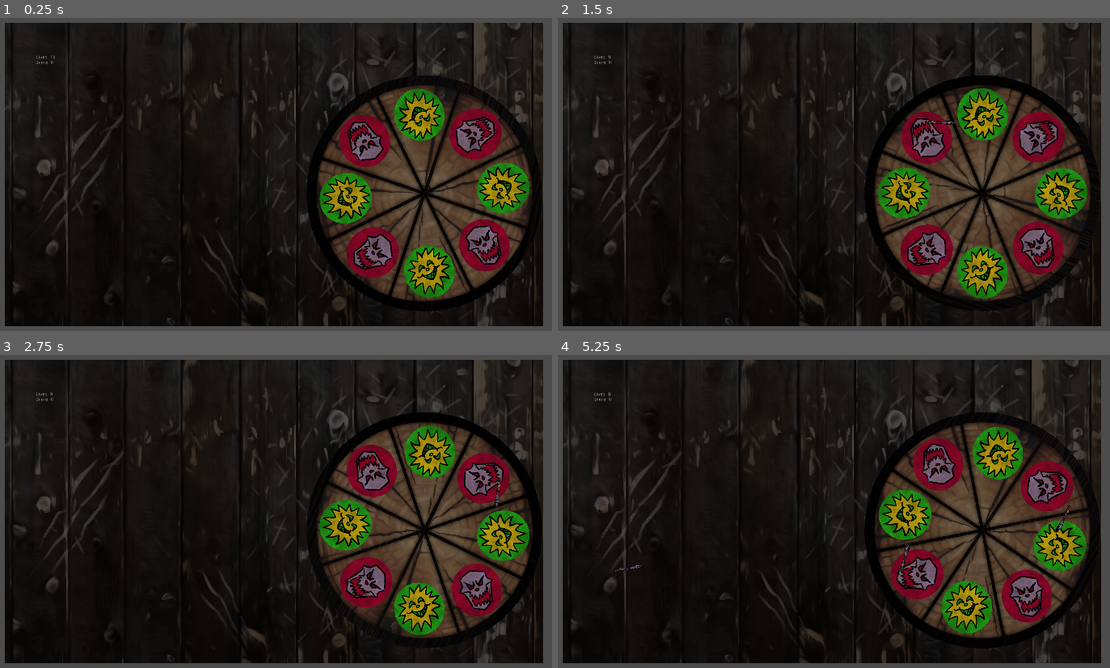
Above: before the commit, frames 1-4 (two rows, left to right).
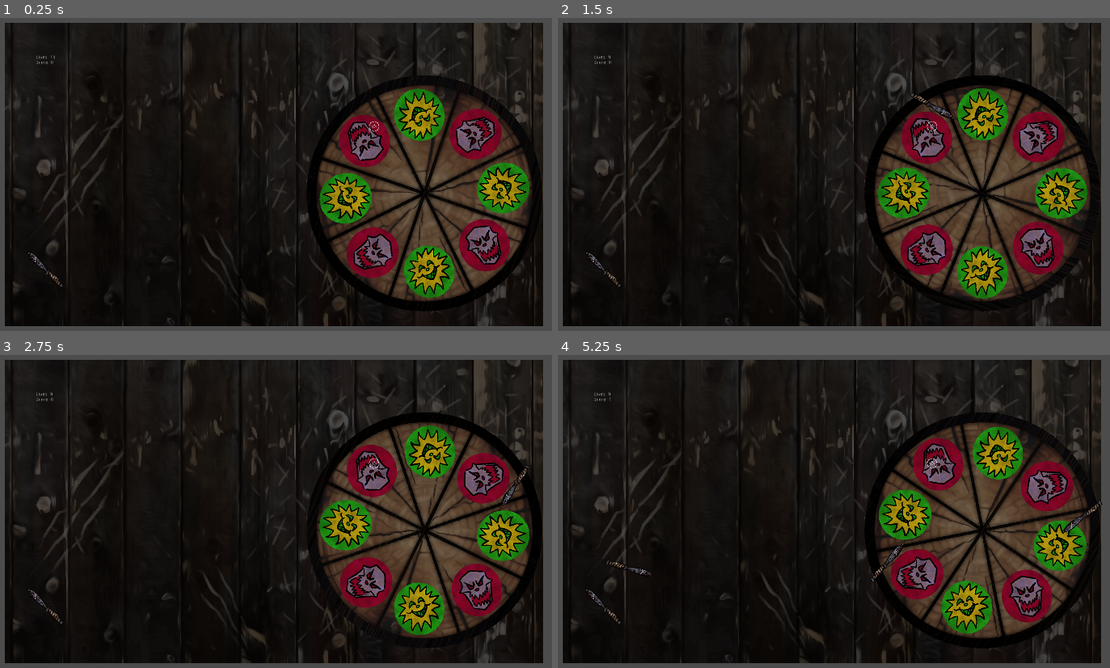
Above: after the commit, the same moments.

Repository: yimmit303/Creepy_Clown_Carnival
Game: Godot game, scene res://Minigames/Knife Game/Knife_Game.tscn
The game is run twice, just before and just after one commit, with the same random seed, the same clock (stepped at 60 frames per second) and the same inputs. This scene is started directly instead of the project's main scene.
Inputs (mouse positions are in pixels of both pictures, inside the frame that each line leads up to):
- Up to frame 1 (0.25 s): no input
- Up to frame 2 (1.5 s): move the mouse to (618, 64) at 0.52 s; hold D (move_right) 0.53-1.28 s; tap E (select) at 0.6, 1.35 s; click (618, 64) at 0.67 s; tap Space (move_jump) at 0.77 s; move the mouse to (701, 193) at 1.27 s; hold S (move_back) from 1.28 s (still down)
- Up to frame 3 (2.75 s): tap Space (move_jump) at 1.52 s; move the mouse to (336, 430) at 2.02 s; release S (move_back) at 2.03 s; hold D (move_right) from 2.03 s (still down); tap E (select) at 2.1 s
- Up to frame 4 (5.25 s): move the mouse to (800, 583) at 2.77 s; release D (move_right) at 2.78 s; hold W (move_forward) 2.78-3.53 s; tap E (select) every 0.75 s from 2.85 to 5.1 s; click (800, 583) at 2.92 s; tap Space (move_jump) at 3.02, 3.77, 4.52 s; move the mouse to (1027, 564) at 3.52 s; hold A (move_left) 3.53-5.03 s; move the mouse to (635, 455) at 4.27 s; move the mouse to (861, 511) at 5.02 s; hold S (move_back) from 5.03 s (still down); click (861, 511) at 5.17 s

The runs differ from the first frame. In frame 1, less than 0.1% of the frame differs, in the area x 5-69%, y 33-87%; in frame 2, 0.2%; in frame 3, 0.2%; in frame 4, 0.5%, in the area x 5-99%, y 12-87%.

Commit message:
qol fixes to knife life

Diff:
--- a/Minigames/Knife Game/Knife.tscn
+++ b/Minigames/Knife Game/Knife.tscn
@@ -4,16 +4,17 @@
 [ext_resource path="res://Minigames/Knife Game/Knife.gd" type="Script" id=2]
 
 [sub_resource type="CircleShape2D" id=1]
-radius = 8.81693
+radius = 16.4948
 
 [node name="Knife" type="KinematicBody2D"]
 script = ExtResource( 2 )
 
 [node name="Sprite" type="Sprite" parent="."]
-rotation = 0.640457
-scale = Vector2( -0.3, 0.3 )
+position = Vector2( -0.187073, 0 )
+rotation = 1.06465
+scale = Vector2( -0.5, 0.5 )
 texture = ExtResource( 1 )
 
 [node name="CollisionShape2D" type="CollisionShape2D" parent="."]
-position = Vector2( 0.187073, 0.187073 )
+position = Vector2( 55.0005, 17.024 )
 shape = SubResource( 1 )
--- a/Minigames/Knife Game/Knife_Game.tscn
+++ b/Minigames/Knife Game/Knife_Game.tscn
@@ -8,6 +8,7 @@
 [ext_resource path="res://Minigames/Effects/WinScreen.tscn" type="PackedScene" id=6]
 [ext_resource path="res://Minigames/Knife Game/Knife-game-BG.png" type="Texture" id=7]
 [ext_resource path="res://Minigames/Knife Game/Sounds/Knife_Game.ogg" type="AudioStream" id=8]
+[ext_resource path="res://Minigames/Balloon Game/Sprites/Reticle.png" type="Texture" id=9]
 
 [node name="Knife_Game" type="Node2D"]
 script = ExtResource( 3 )
@@ -46,3 +47,9 @@
 
 [node name="Moosic" type="AudioStreamPlayer" parent="."]
 stream = ExtResource( 8 )
+
+[node name="Sprite" type="Sprite" parent="."]
+self_modulate = Color( 1, 1, 1, 0.545098 )
+position = Vector2( 1257.26, 398.496 )
+rotation = -2.8955
+texture = ExtResource( 9 )
--- a/Minigames/Knife Game/Knife_Spawner.tscn
+++ b/Minigames/Knife Game/Knife_Spawner.tscn
@@ -1,8 +1,11 @@
-[gd_scene load_steps=2 format=2]
+[gd_scene load_steps=3 format=2]
 
 [ext_resource path="res://Minigames/Knife Game/Knife_Spawner.gd" type="Script" id=1]
+[ext_resource path="res://Minigames/Knife Game/Sprites/Knife-prop.png" type="Texture" id=2]
 
 [node name="Knife_Spawner" type="Node2D"]
 script = ExtResource( 1 )
 
 [node name="Sprite" type="Sprite" parent="."]
+scale = Vector2( 0.5, 0.5 )
+texture = ExtResource( 2 )
--- a/Minigames/Knife Game/Wheel.gd
+++ b/Minigames/Knife Game/Wheel.gd
@@ -1,5 +1,5 @@
 extends KinematicBody2D
-var difficulty  = 5
+var difficulty = 5
 var rate = 15
 var cur_angle = 0
 
Not shown: 1 places in Minigames/Knife Game/Knife_Game.tscn that only renumber resources
